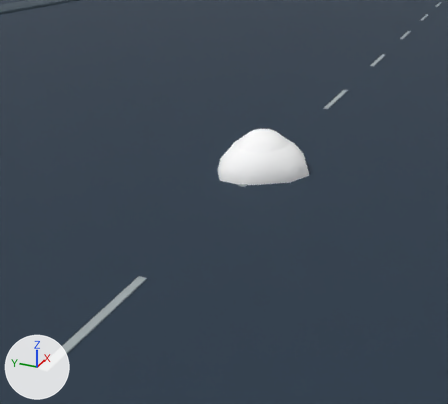
The Blender file art/source/models/effects/weapon_effects/weapon_effects_a.blend: old version first, new version second.
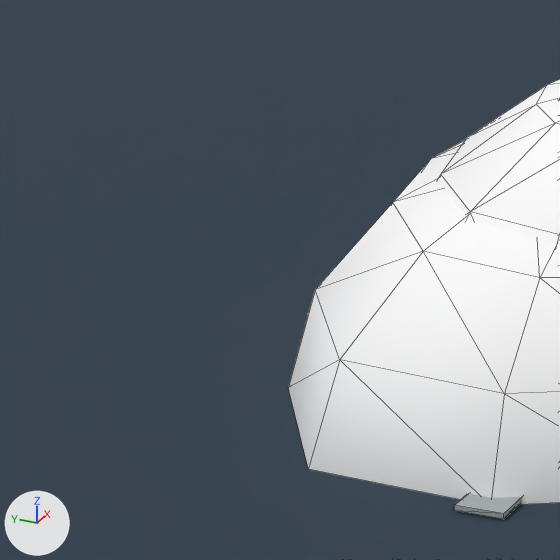
Old and new are each drawn from a 50 mm lens placed at (-7.7, -2.87, 3.21), pointed at (-0.25, 0.48, -0.51) and again close up on the part from 40% to 56% of the width and 30% to 48% of the height. Arrows for +X, +Y and +Z are at lower left; the lights stay in place. The older version's two pictures come first. The close-ups show mesh edges as thin lines.

Names of what the first close-up shows: 'Asphalt', 'LaneDash0', 'Shape.001', 'Shape.002'.
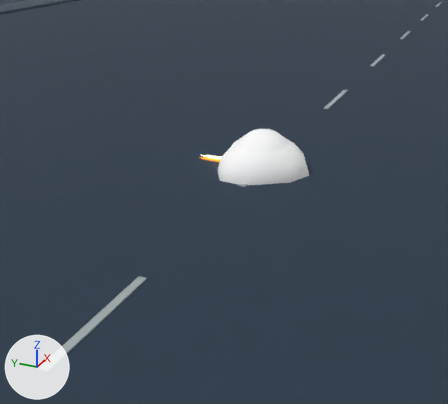
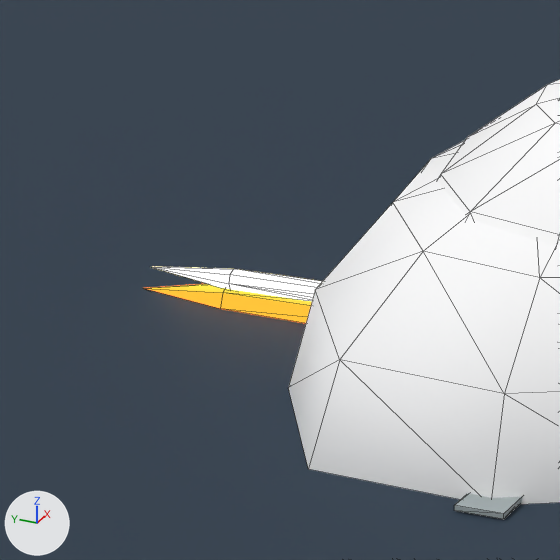
Pixel boxes [x1, y1, x2, y2] of what changed, in the close-ups (560 x 560 px):
'Tracer', added: after [144, 267, 322, 323]
    faces in mat_weapon_effects_a_tracer_amber (orange #ff861d, glowing orange #ff861d): [144, 284, 312, 323]
    faces in mat_weapon_effects_a_tracer_ivory (beige #fff2bf, glowing beige #fff2bf): [152, 267, 322, 301]

Diff of the bpy script that builds the scene:
```diff
--- a/art/source/models/effects/weapon_effects/weapon_effects_a.blend.py
+++ b/art/source/models/effects/weapon_effects/weapon_effects_a.blend.py
@@ mat_weapon_effects_a_tracer_amber @@
+mat_weapon_effects_a_tracer_amber = principled_material('weapon_effects_a_tracer_amber')
+mat_weapon_effects_a_tracer_amber.base_color = (1.0, 0.24, 0.012)  # orange #ff861d
+mat_weapon_effects_a_tracer_amber.roughness = 0.85
+mat_weapon_effects_a_tracer_amber.emission_color = (1.0, 0.24, 0.012)  # orange #ff861d
+mat_weapon_effects_a_tracer_amber.emission_strength = 1.5
@@ mat_weapon_effects_a_tracer_ivory @@
+mat_weapon_effects_a_tracer_ivory = principled_material('weapon_effects_a_tracer_ivory')
+mat_weapon_effects_a_tracer_ivory.base_color = (1.0, 0.89, 0.52)  # beige #fff2bf
+mat_weapon_effects_a_tracer_ivory.roughness = 0.85
+mat_weapon_effects_a_tracer_ivory.emission_color = (1.0, 0.89, 0.52)  # beige #fff2bf
+mat_weapon_effects_a_tracer_ivory.emission_strength = 2.5
@@ me_tracershell @@
+me_tracershell.from_pydata(...)  # 36 vertices, 64 faces; spans x -0.06..0.06, y 0.0..1.0, z -0.06..0.079
+# faces by material slot: [32, 32]
+me_tracershell.materials.append(mat_weapon_effects_a_tracer_amber)  # orange #ff861d, glowing orange #ff861d
+me_tracershell.materials.append(mat_weapon_effects_a_tracer_ivory)  # beige #fff2bf, glowing beige #fff2bf
@@ ob_tracer @@
+ob_tracer = bpy.data.objects.new('Tracer', me_tracershell)
+ob_tracer.location = (0.0, 0.0, 0.0)
```
